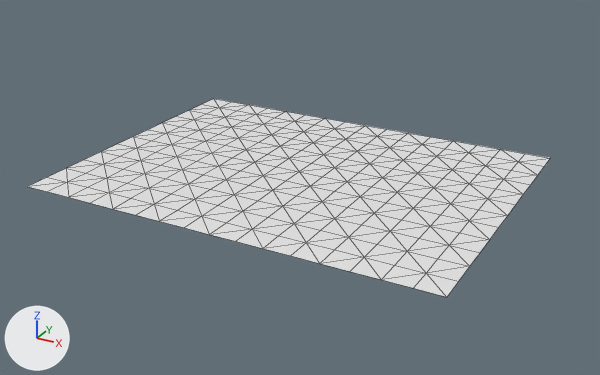
The OBJ model assets/maps/chunks/terrain_lod1_-3_-4.obj as it was, and as the next commit left it.
Both versions are drawn from a camera (50 mm lens) standing at (-103.7, 113.8, 40.5) and looking at (-162.3, 220.3, -12.8). Arrows for +X, +Y and +Z are at lower left; the lights stay in place. The first picture is the older version. Mesh edges are drawn as thin lines. Where no turn or scale is listed for an object, it has been applied to the vertices.

The scene before the commit, as lines of its bpy script (objects in view):
```python
me_terrain_lod1__3__4 = bpy.data.meshes.new('terrain_lod1_-3_-4')
me_terrain_lod1__3__4.from_pydata(...)  # 221 vertices, 384 faces; spans x -192.0..-128.0, y 192.0..240.0, z -8.0
ob_terrain_lod1__3__4 = bpy.data.objects.new('terrain_lod1_-3_-4', me_terrain_lod1__3__4)
ob_terrain_lod1__3__4.location = (0.0, 0.0, 0.0)
```
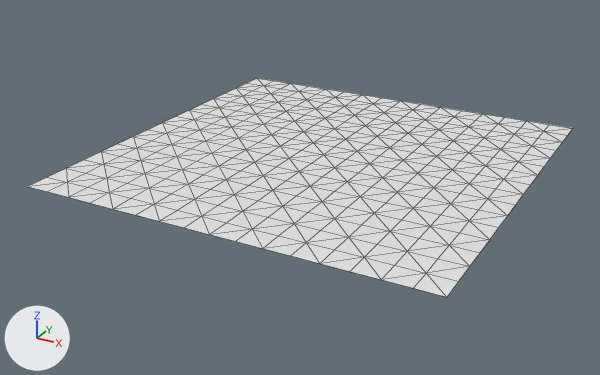
Pixel boxes [x1, y1, x2, y2] of what changed, in the pictures (600 x 375 px):
'terrain_lod1_-3_-4', reshaped (11% taller)
    before: [27, 99, 550, 297]
    after: [27, 78, 573, 297]
part 1 of me_terrain_lod1__3__4, added
    after: [214, 78, 573, 158]

What the commit changed:
me_terrain_lod1__3__4 is used by ob_terrain_lod1__3__4; location (0.0, 0.0, 0.0).
me_terrain_lod1__3__4 had 221 vertices, 384 faces and spanned x -192.0..-128.0, y 192.0..240.0, z -8.0.
me_terrain_lod1__3__4 now has 289 vertices, 512 faces and spans x -192.0..-128.0, y 192.0..256.0, z -8.0.
Part 1, on me_terrain_lod1__3__4:
17 new vertices lie (0.0, 4.0, 0.0) away from vertices in x -192.0..-128.0, y 240.0, z -8.0.
17 new vertices lie (0.0, 4.0, 0.0) away from vertices in x -192.0..-128.0, y 244.0, z -8.0.
17 new vertices lie (0.0, 4.0, 0.0) away from vertices in x -192.0..-128.0, y 248.0, z -8.0.
17 new vertices lie (0.0, 4.0, 0.0) away from vertices in x -192.0..-128.0, y 252.0, z -8.0.
128 new faces join them.
